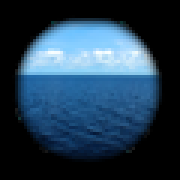
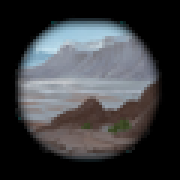
Layers edited between the first and the second 180×180 image:
added layer "Layer 16" above "Layer 15" over [15, 18, 162, 159]
added layer "Layer 15" above "Layer 14" over [15, 18, 162, 162]
added layer "Layer 14" above "Layer 13" over [15, 18, 162, 156]
added layer "Layer 13" above "Layer 12" over [15, 18, 162, 162]
added layer "Layer 12" above "Layer 7" over [15, 18, 162, 162]
added layer "Layer 7" above "Layer 6" over [15, 18, 162, 159]
added layer "Layer 6" above "Layer 5" over [15, 18, 162, 162]
added layer "Layer 5" above "Layer 4" over [15, 18, 162, 162]
